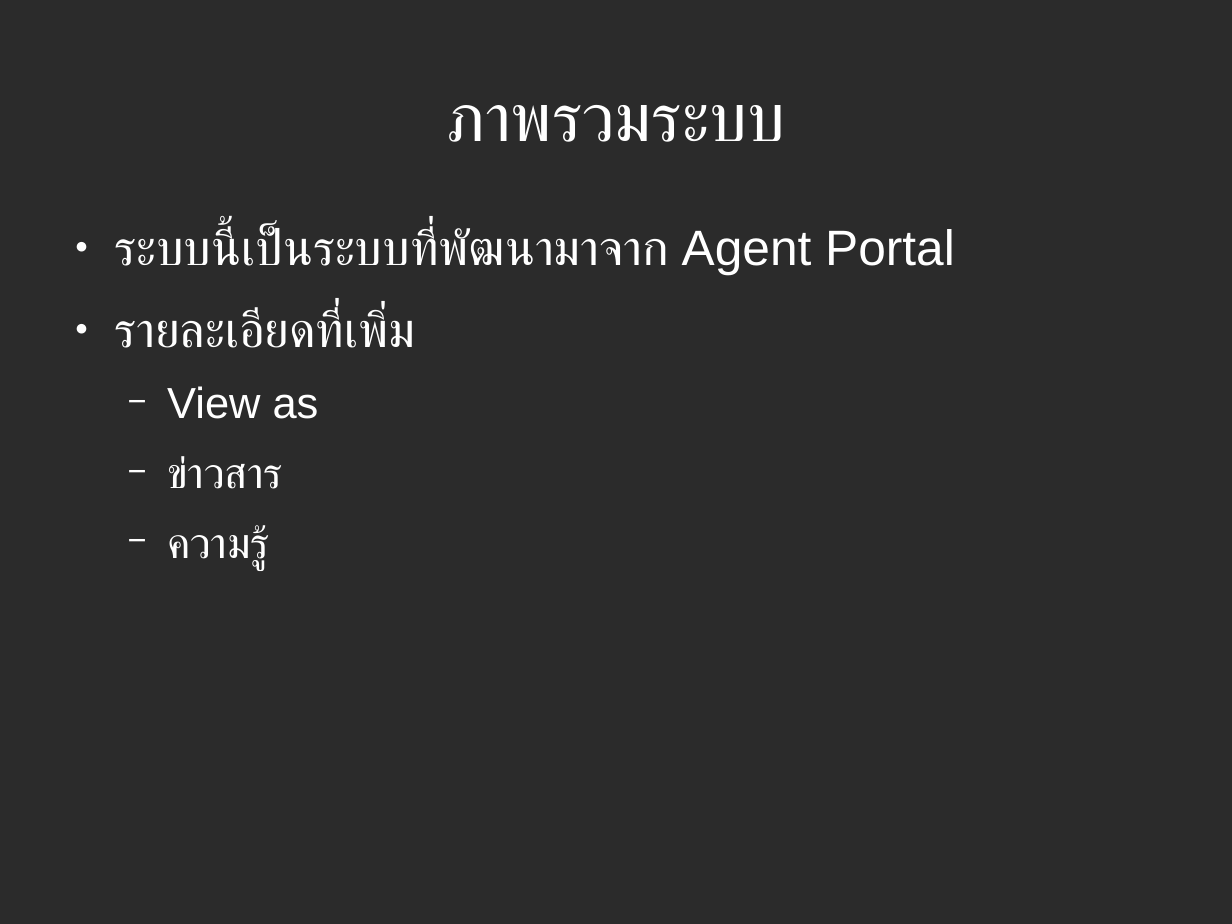
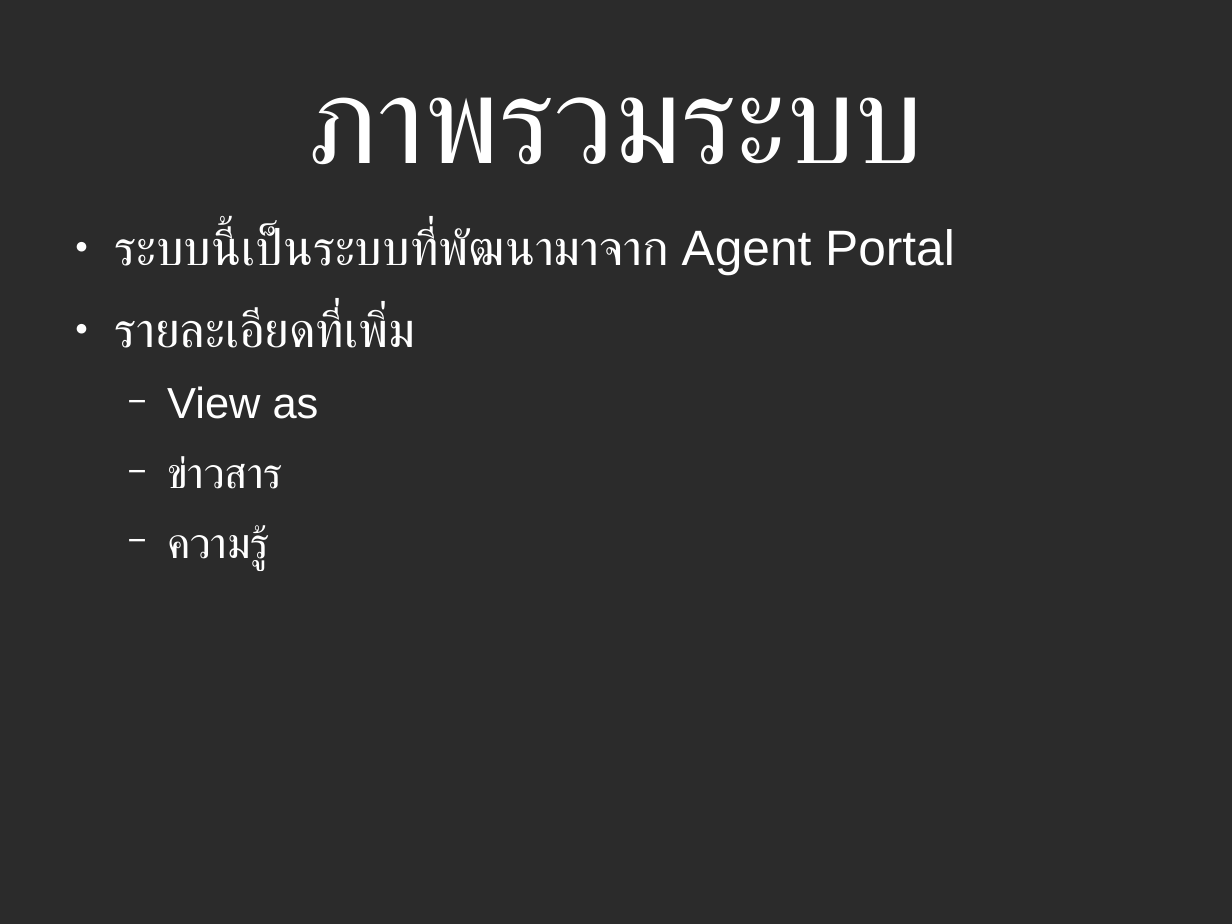
Before and after one commit to bible666/my_app, a slide deck: slide 3 of Ocean/transfer_news_to_support.odp. Drawn at 1232x924 pixels with LibreOffice and Linux fonts; fonts in the diff are those of the drawing; background and template pictures are left out; a plain dark background stands for a picture behind light text. Boxes give left, top, right and bottom in pixels: in the first picture for what was removed or moved away, otherwise in the second. Text is boxed around its words. In the diff, an @@ line names an element or a change of style, - is before the commit and + after.

```diff
--- a/Ocean/transfer_news_to_support.odp
+++ b/Ocean/transfer_news_to_support.odp
@@ title "ภาพรวมระบบ" at bbox=[307, 97, 923, 165]: size 44 to 80 pt @@
```
Also in this commit, not shown: 8 other slides changed, 2 slides added.
